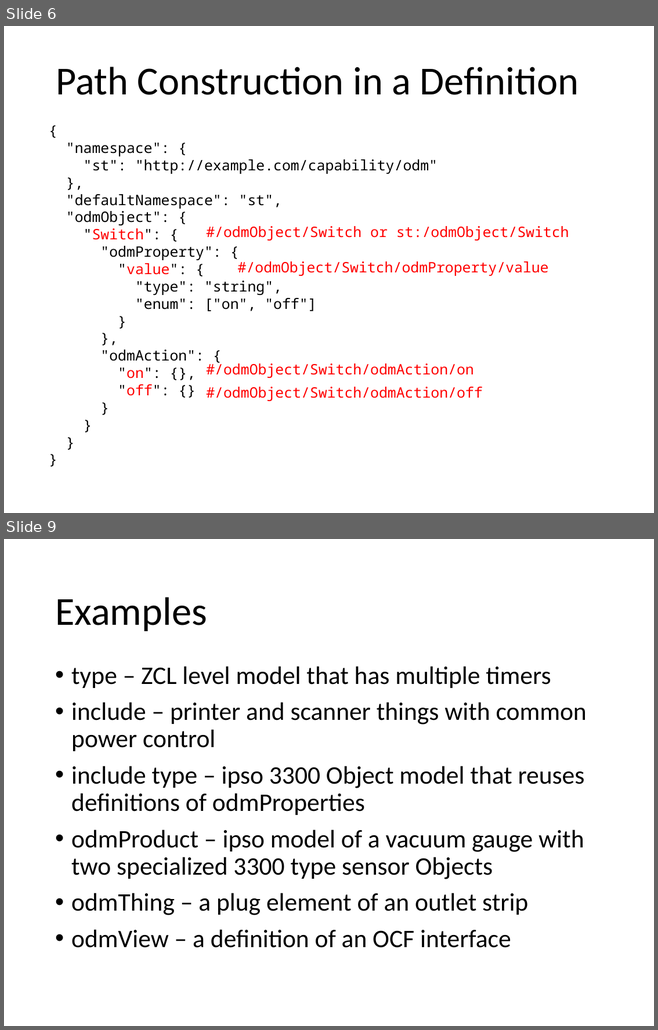
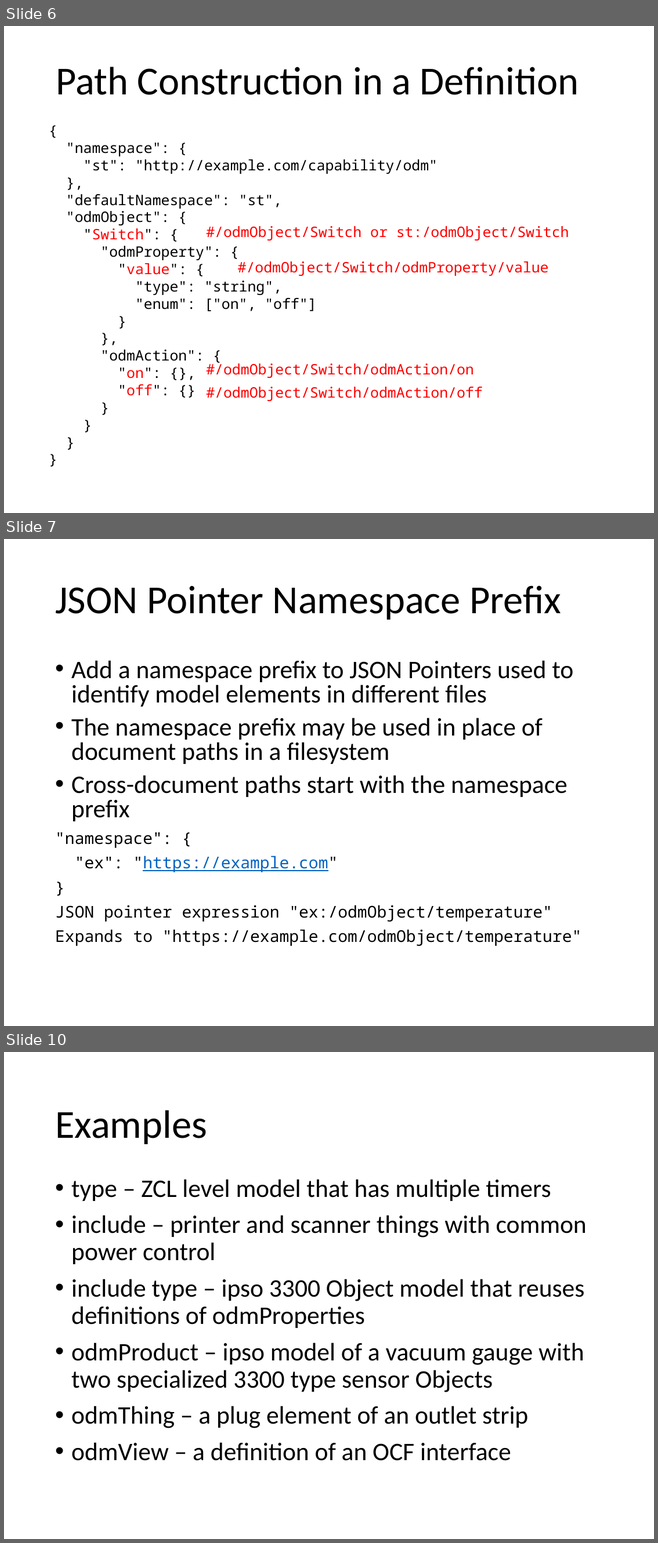
Before and after one commit to mjkoster/ODM-Examples, a slide deck: sdf-extensions.pptx. Shown one above the other, each under a label of ours: slides 6 and 9 before the commit, slides 6, 7 and 10 after it; the slides between them are not shown. The pictures are 658x1030 and 658x1543 pixels, drawn with LibreOffice and Linux fonts; fonts in the diff are those of the drawing. Boxes give left, top, right and bottom in pixels: in the first picture for what was removed or moved away, otherwise in the second. Text is boxed around its words. In the diff, an @@ line names an element or a change of style, - is before the commit and + after.

Commit message:
Update sdf-extensions.pptx
Added a slide for namespace prefix

```diff
--- a/sdf-extensions.pptx
+++ b/sdf-extensions.pptx
@@ slide 7 added at (4, 539, 654, 1026), background #FFFFFF @@
@@ title added at (55, 585, 561, 620), 44 pt, text #000000 @@
+JSON Pointer Namespace Prefix
@@ text added at (55, 660, 581, 946), 28 pt, text #000000 @@
+• Add a namespace prefix to JSON Pointers used to identify model elements in different files
+• The namespace prefix may be used in place of document paths in a filesystem
+• Cross-document paths start with the namespace prefix
+"namespace": {
+"ex": "https://example.com"
+}
+JSON pointer expression "ex:/odmObject/temperature"
+Expands to "https://example.com/odmObject/temperature"
@@ what was slide 9 is now slide 10 @@
```
Also in this commit, not shown: 4 slides changed.
